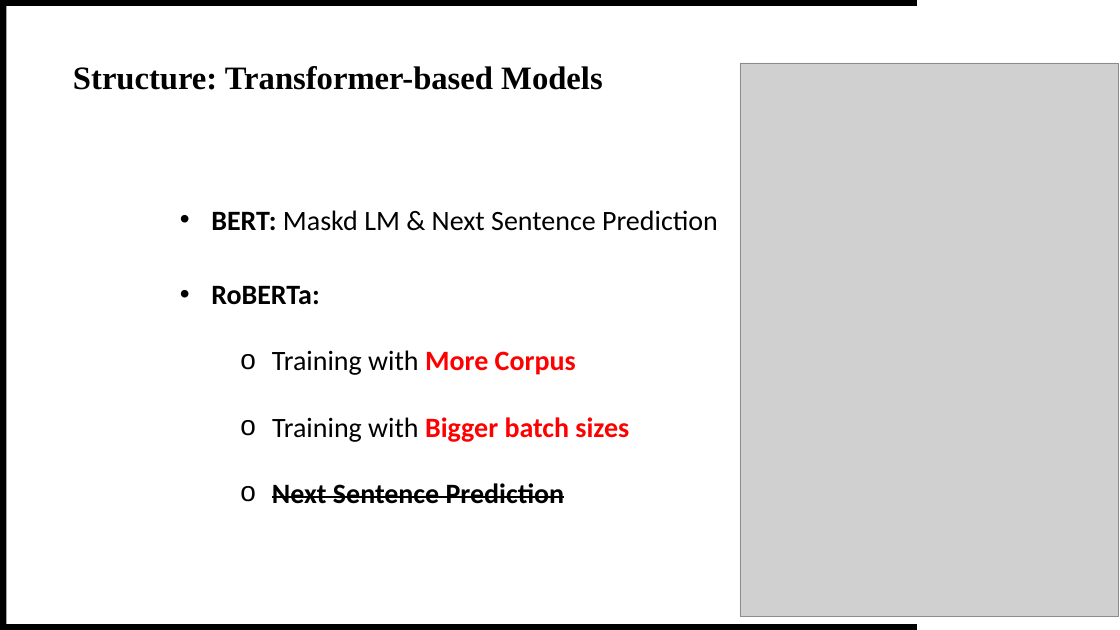
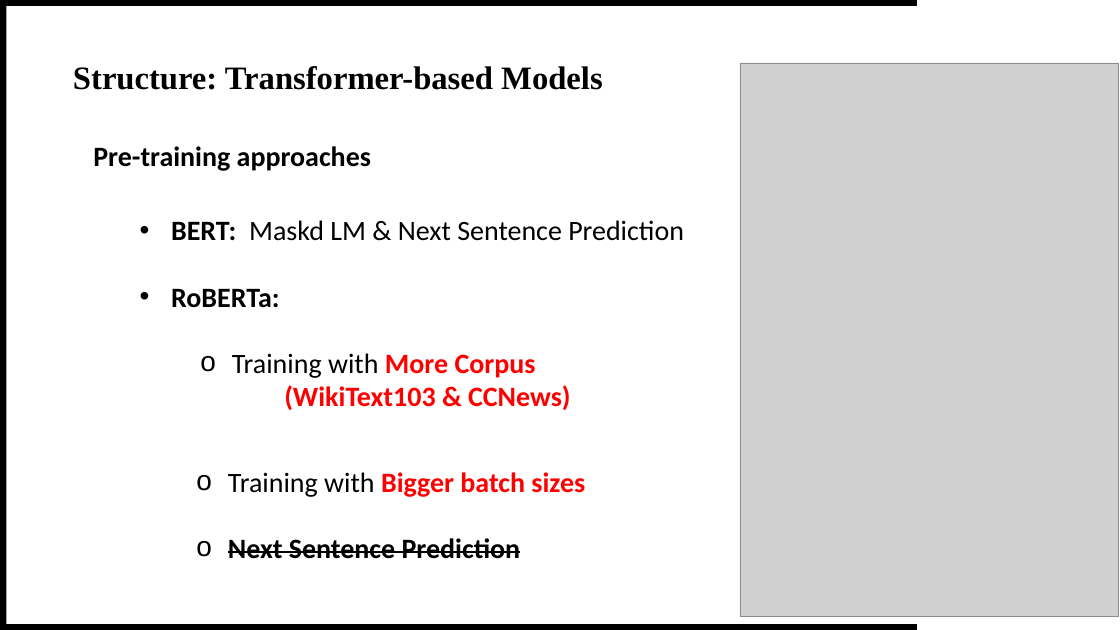
Before and after one commit to theQuert/inlpfun, a slide deck: slide 7 of Lab/REP.pptx. Drawn at 1120x630 pixels with LibreOffice and Linux fonts; fonts in the diff are those of the drawing; grey boxes stand for pictures; background and template pictures are left out. Boxes give left, top, right and bottom in pixels: in the first picture for what was removed or moved away, otherwise in the second. Text is boxed around its words. In the diff, an @@ line names an element or a change of style, - is before the commit and + after.

```diff
--- a/Lab/REP.pptx
+++ b/Lab/REP.pptx
@@ text added at (93,146,371,171), 24 pt, text #000000, bold @@
+Pre-training approaches
@@ text "BERT: Maskd LM & Next ..." rewrapped from (211,210,718,231) to (171,220,684,241) @@
@@ text "RoBERTa:": place and size @@
-text "RoBERTa:" at (211,286,319,305)
+text "RoBERTa:" at (171,289,279,308)
@@ text at (232,353,571,410): text changed; text colour #000000 to #FF0000; bold on @@
-o Training with More Corpus
+o Training with More Corpus
+  (WikiText103 & CCNews)
@@ text "Training with Bigger batch sizes": place and size @@
-text "Training with Bigger batch sizes" at (272,417,629,442)
+text "Training with Bigger batch sizes" at (228,472,585,497)
@@ text "Next Sentence Prediction": place and size @@
-text "Next Sentence Prediction" at (272,483,565,504)
+text "Next Sentence Prediction" at (228,538,521,559)
```
Also in this commit, not shown: 8 other slides changed, 2 slides added, 6 other files.
